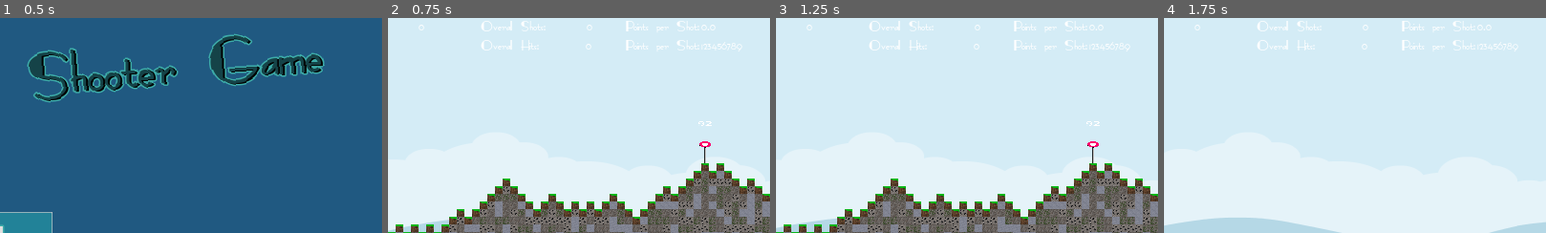
Above: before the commit, frames 1-4 (left to right).
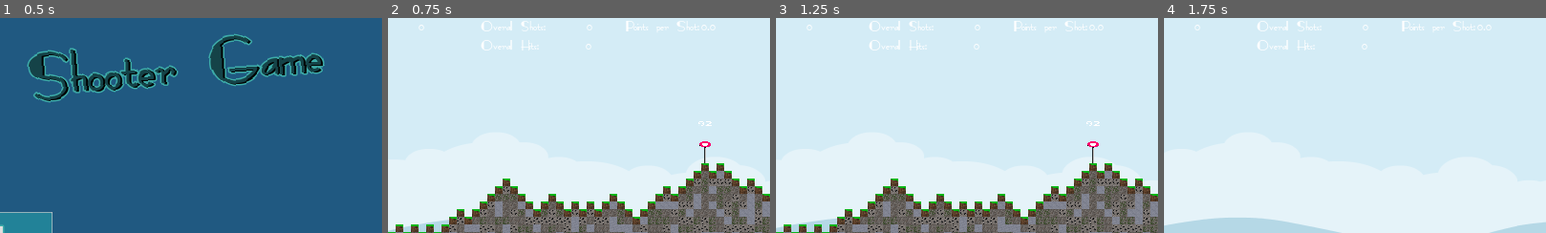
Above: after the commit, the same moments.

Repository: Coding-4Fun/Just4Fun_Mini_Shootergame
Game: Godot game, scene res://UI/MainMenuUI.tscn
Two runs of this game, one before a commit and one after it. Both use one fixed random seed, a clock stepped at 60 frames per second and the inputs below.
Inputs:
- Up to frame 1 (0.5 s): no input
- Up to frame 2 (0.75 s): click "Play" at 0.5 s
- Up to frame 3 (1.25 s): no input
- Up to frame 4 (1.75 s): click "Restart" at 1.25 s
The pictures show only the part of the screen within x 50-100%, y 0-50%; the shares and areas given below are measured in that part.

Frame 1 is identical in both runs. In frame 2, 0.2% of the frame differs, in the area x 62-93%, y 10-16%; in frame 3, 0.2%; in frame 4, 0.2%.

Commit message:
Chg: Doppeltes Label umbenannt und ausgeblendet

Diff:
--- a/UI/InGameUI.tscn
+++ b/UI/InGameUI.tscn
@@ -217,20 +217,21 @@
 size_flags_vertical = 0
 text = "123456789"
 
-[node name="hBoxPointsPerShot_2" type="HBoxContainer" parent="IngameUIBottom/vBoxContainer/hBoxHud/vBoxContainerPoints"]
+[node name="hBoxPointsUNSUSED" type="HBoxContainer" parent="IngameUIBottom/vBoxContainer/hBoxHud/vBoxContainerPoints"]
+visible = false
 margin_top = 30.0
 margin_right = 295.0
 margin_bottom = 56.0
 mouse_filter = 2
 size_flags_horizontal = 2
 
-[node name="label" type="Label" parent="IngameUIBottom/vBoxContainer/hBoxHud/vBoxContainerPoints/hBoxPointsPerShot_2"]
+[node name="label" type="Label" parent="IngameUIBottom/vBoxContainer/hBoxHud/vBoxContainerPoints/hBoxPointsUNSUSED"]
 margin_right = 171.0
 margin_bottom = 26.0
 size_flags_vertical = 0
 text = "Points per Shot:"
 
-[node name="labPointsPerShots" type="Label" parent="IngameUIBottom/vBoxContainer/hBoxHud/vBoxContainerPoints/hBoxPointsPerShot_2"]
+[node name="labPointsPerShots" type="Label" parent="IngameUIBottom/vBoxContainer/hBoxHud/vBoxContainerPoints/hBoxPointsUNSUSED"]
 margin_left = 175.0
 margin_right = 295.0
 margin_bottom = 26.0
